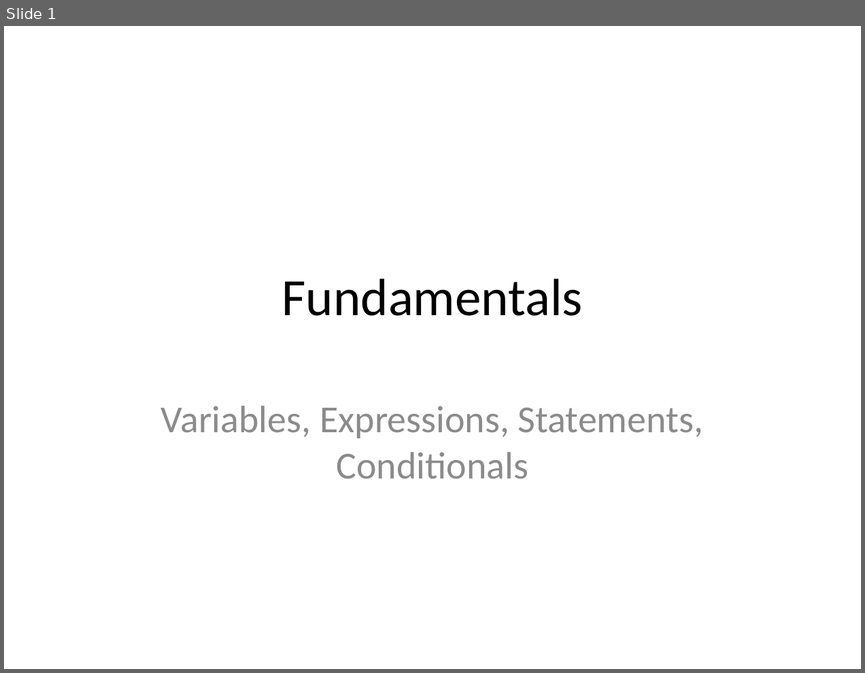
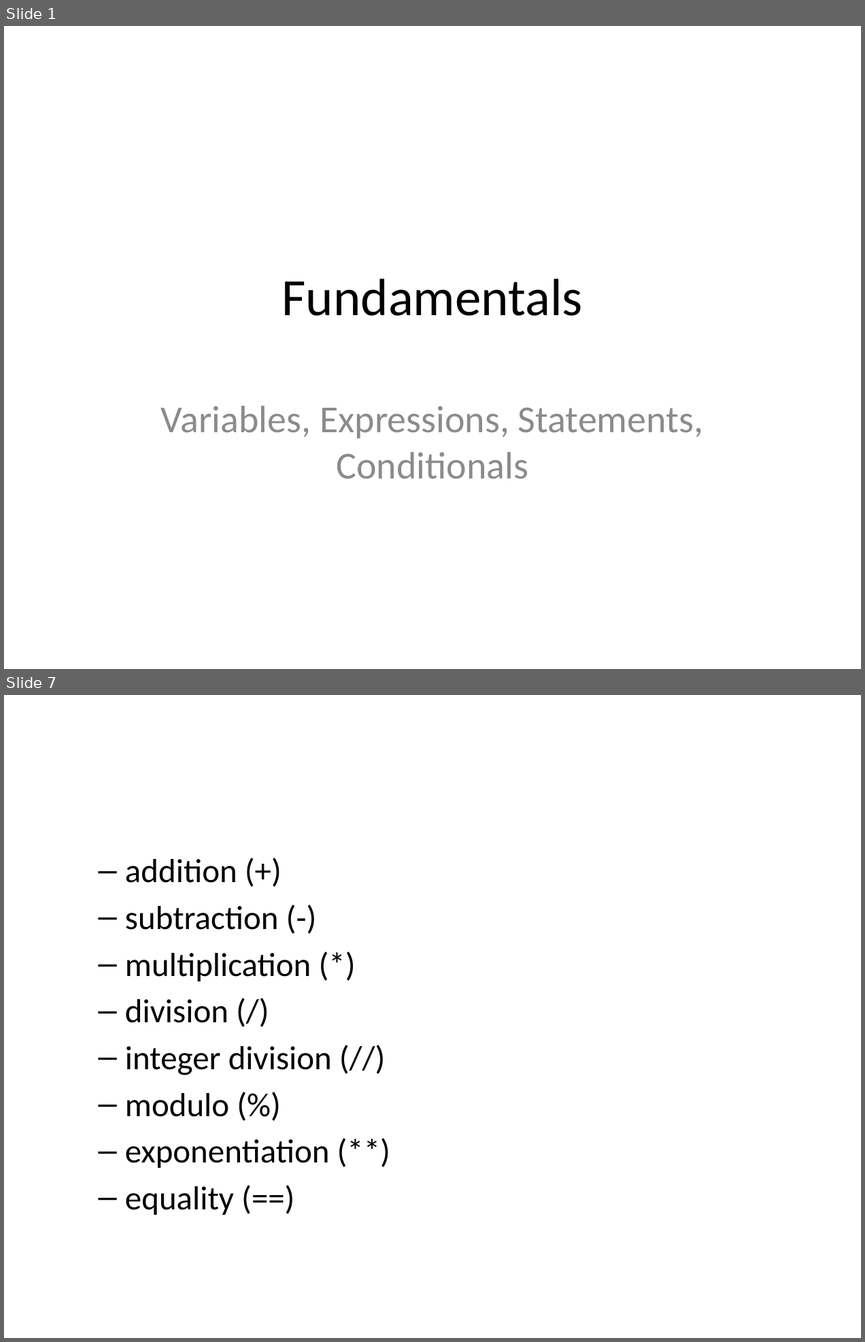
Before and after one commit to edsu/inst326, a slide deck: modules/module01/slides.pptx. Shown one above the other, each under a label of ours: slide 1 before the commit, slides 1 and 7 after it; the slides between them are not shown. The pictures are 865x673 and 865x1342 pixels, drawn with LibreOffice and Linux fonts; fonts in the diff are those of the drawing. Boxes give left, top, right and bottom in pixels: in the first picture for what was removed or moved away, otherwise in the second. Text is boxed around its words. In the diff, an @@ line names an element or a change of style, - is before the commit and + after.

```diff
--- a/modules/module01/slides.pptx
+++ b/modules/module01/slides.pptx
@@ slide 7 added at (x1=4, y1=695, x2=861, y2=1338), background #FFFFFF @@
@@ text added at (x1=125, y1=859, x2=332, y2=1215), 28 pt, text #000000 @@
+  – addition (+)
+  – subtraction (-)
+  – multiplication (*)
+  – division (/)
+  – integer division (//)
+  – modulo (%)
+  – exponentiation (**)
+  – equality (==)
```
Also in this commit, not shown: 6 slides changed, 14 other slides added, 3 slides removed, 4 other files.
